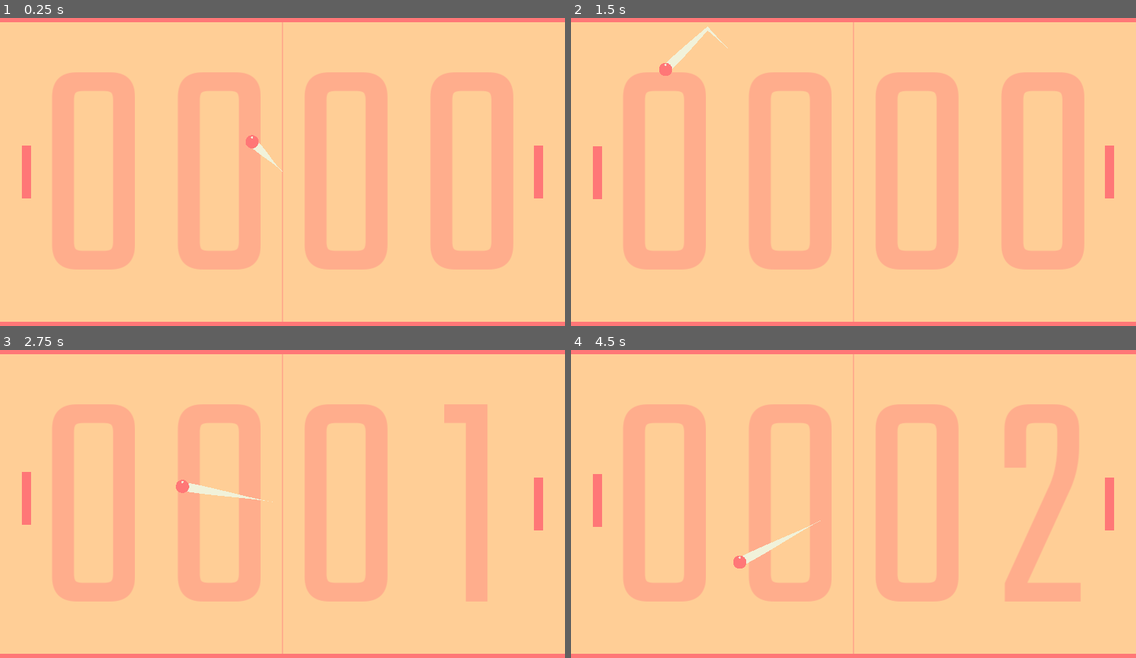
Above: before the commit, frames 1-4 (two rows, left to right).
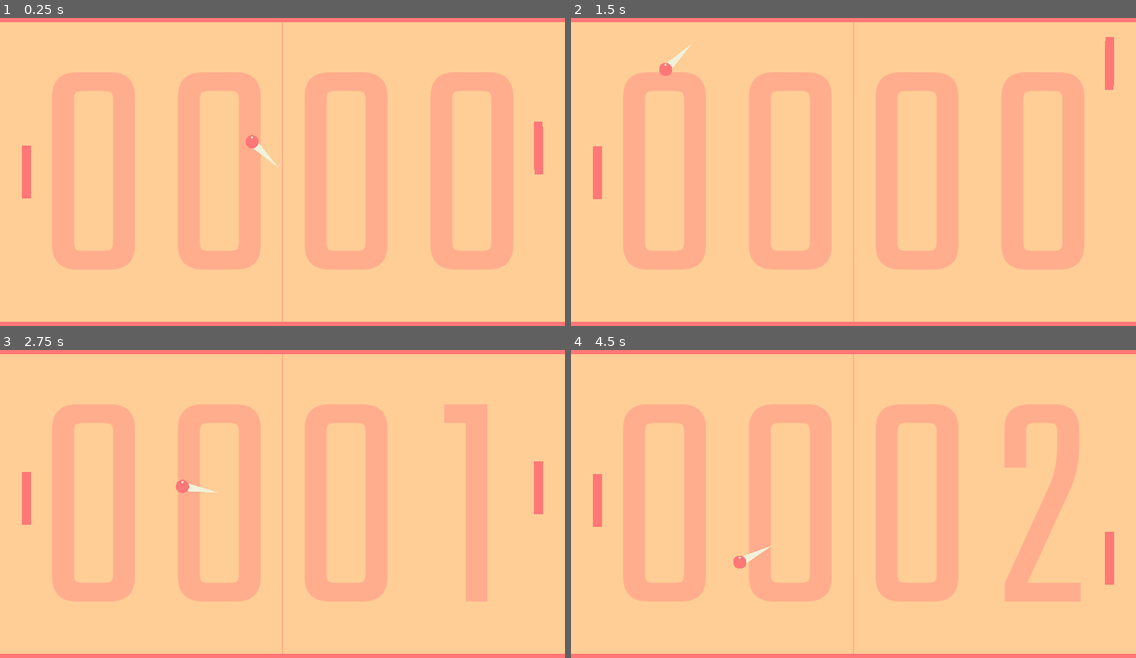
Above: after the commit, the same moments.

Repository: ogilliland/ultimate-ping-pong
Game: Godot game, scene res://main.tscn
Same seed, same stepped clock (60 frames per second), same inputs: the game is played once before the commit and once after it.
Inputs (mouse positions are in pixels of both pictures, inside the frame that each line leads up to):
- Up to frame 1 (0.25 s): no input
- Up to frame 2 (1.5 s): move the mouse to (881, 168) at 0.52 s; move the mouse to (825, 172) at 1.27 s
- Up to frame 3 (2.75 s): move the mouse to (293, 497) at 2.02 s
- Up to frame 4 (4.5 s): move the mouse to (847, 510) at 2.77 s; move the mouse to (893, 507) at 3.52 s; move the mouse to (808, 500) at 4.27 s

The runs differ from the first frame. In frame 1, 0.3% of the frame differs, in the area x 44-97%, y 33-59%; in frame 2, 0.7%; in frame 3, 0.3%; in frame 4, 0.7%, in the area x 30-97%, y 41-77%.

Commit message:
Improved ball trail

Diff:
--- a/ball_trail.gd
+++ b/ball_trail.gd
@@ -1,18 +1,26 @@
 extends Line2D
 
-var num_points: int = 64
+const MAX_POINTS: int = 64
+
+var num_points: int
 
 func get_ball_pos() -> Vector2:
 	return get_node("../../Ball").global_position
 
+func get_speed() -> float:
+	return get_node("../../Ball").vel_speed
+
 func init() -> void:
 	clear_points()
-	for i in range(num_points):
-		add_point(get_ball_pos())
+#	for i in range(MIN_POINTS):
+#		add_point(get_ball_pos())
 
 func _ready() -> void:
 	init()
 
 func _physics_process(delta: float) -> void:
+	num_points = MAX_POINTS * clamp(get_speed() * 0.001, 0, 1)
+
 	add_point(get_ball_pos(), 0)
-	remove_point(num_points)
+	while(get_point_count() > num_points):
+		remove_point(num_points)
--- a/enemy.gd
+++ b/enemy.gd
@@ -1,4 +1,4 @@
 extends "res://paddle.gd"
 
-#func _physics_process(delta: float) -> void:
-#	target_height = get_node("../Ball").position.y
+func _physics_process(delta: float) -> void:
+	target_height = get_node("../Ball").position.y
--- a/main.tscn
+++ b/main.tscn
@@ -15,7 +15,7 @@
 font_data = ExtResource( 5 )
 
 [sub_resource type="Curve" id=3]
-_data = [ Vector2( 0, 1 ), 0.0, 0.0, 0, 0, Vector2( 1, 0 ), 0.0, 0.0, 0, 0 ]
+_data = [ Vector2( 0, 1 ), 0.0, -1.0, 0, 1, Vector2( 1, 0 ), -1.0, 0.0, 1, 0 ]
 
 [sub_resource type="RectangleShape2D" id=2]
 extents = Vector2( 680, 30 )
